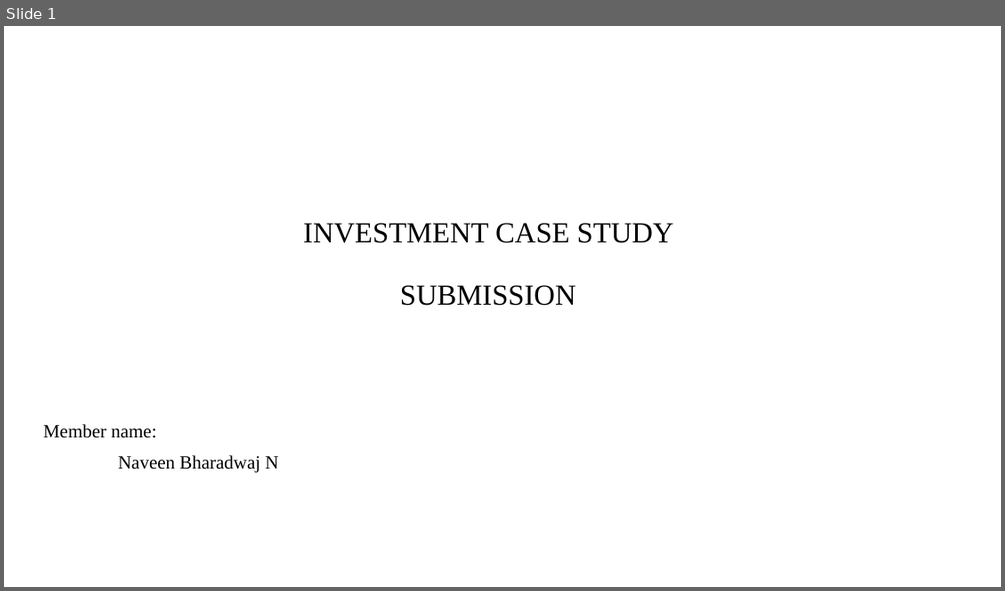
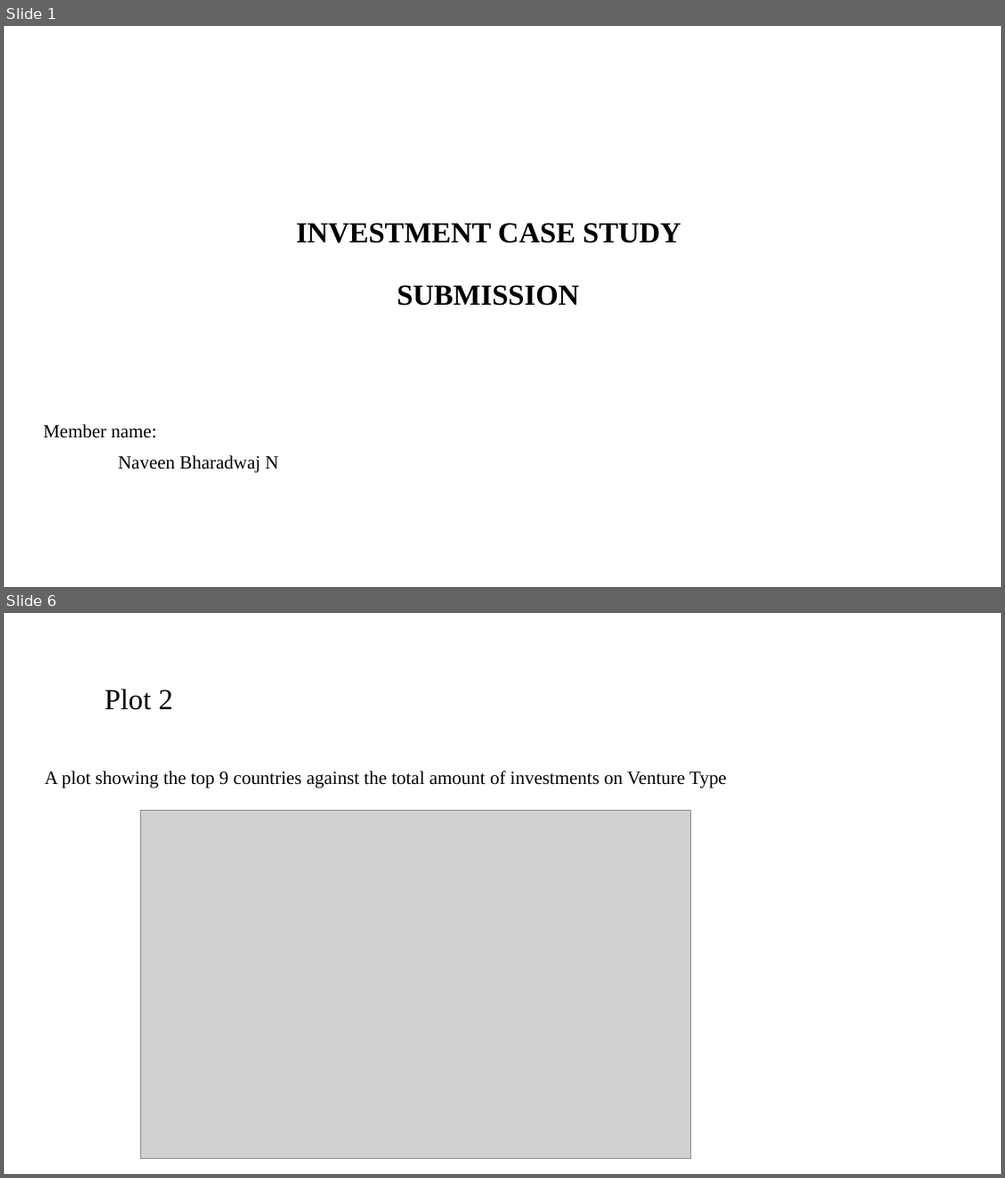
Before and after one commit to Nav33nn/investmentAnalysis, a slide deck: InvestmentAnalysis/results/Spark Funds Presentation.pptx. Shown one above the other, each under a label of ours: slide 1 before the commit, slides 1 and 6 after it; the slides between them are not shown. The pictures are 1005x591 and 1005x1178 pixels, drawn with LibreOffice and Linux fonts; fonts in the diff are those of the drawing; grey boxes stand for pictures; background and template pictures are left out. Boxes give left, top, right and bottom in pixels: in the first picture for what was removed or moved away, otherwise in the second. Text is boxed around its words. In the diff, an @@ line names an element or a change of style, - is before the commit and + after.

Commit message:
Case study - Investment Analysis Complete

```diff
--- a/InvestmentAnalysis/results/Spark Funds Presentation.pptx
+++ b/InvestmentAnalysis/results/Spark Funds Presentation.pptx
@@ slide 6 added at [4,613,1001,1174], background #FFFFFF @@
@@ title added at [105,689,173,710], 28 pt, text #000000 @@
+Plot 2
@@ text added at [45,771,727,788], 18 pt, text #000000 @@
+A plot showing the top 9 countries against the total amount of investments on Venture Type
@@ picture added at [141,811,691,1159] @@
@@ slide 1 changed as well @@
@@ title "INVESTMENT CASE STUDY SUBMISSION" at [296,223,681,305]: bold on @@
```
Also in this commit, not shown: 5 other slides added, 9 slides removed, 5 other files.
